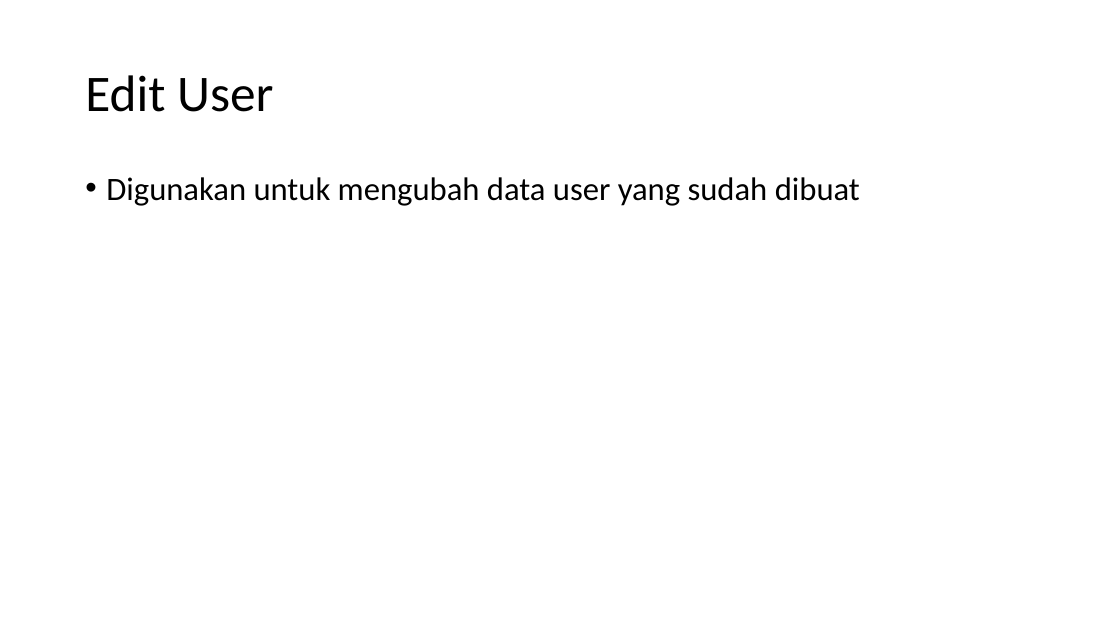
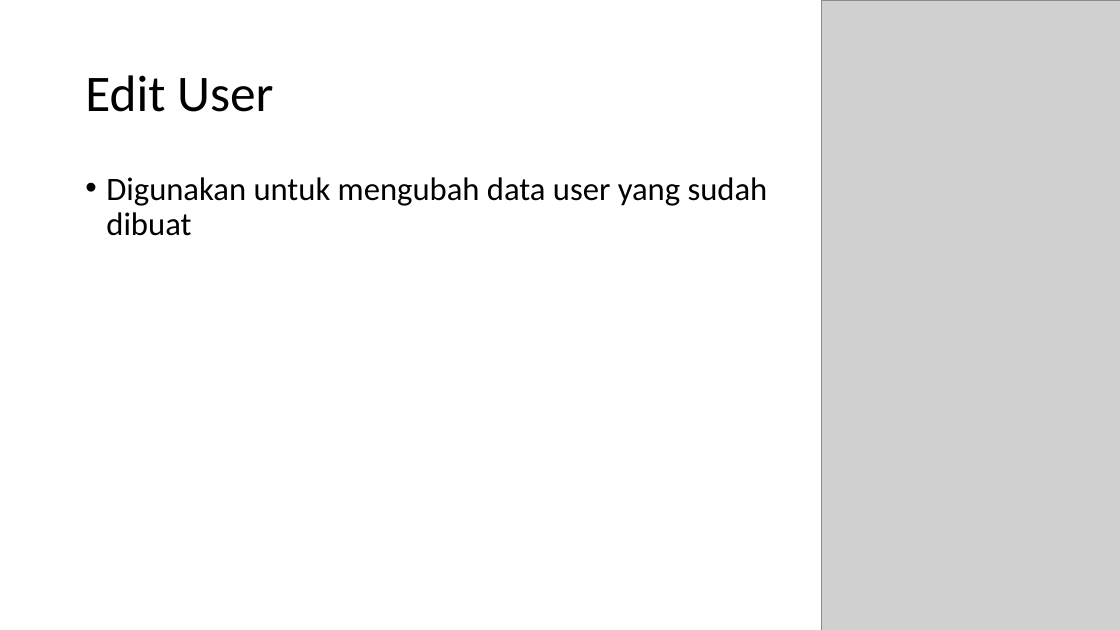
Before and after one commit to MaheswaraAW/-PPL4611, a slide deck: slide 11 of APLIKASI CATALOG BOARD GAMES.pptx (slide 10 before the commit). Drawn at 1120x630 pixels with LibreOffice and Linux fonts; fonts in the diff are those of the drawing; grey boxes stand for pictures. Boxes give left, top, right and bottom in pixels: in the first picture for what was removed or moved away, otherwise in the second. Text is boxed around its words. In the diff, an @@ line names an element or a change of style, - is before the commit and + after.

```diff
--- a/APLIKASI CATALOG BOARD GAMES.pptx
+++ b/APLIKASI CATALOG BOARD GAMES.pptx
@@ picture added at [822, 0, 1120, 630] @@
@@ text "Digunakan untuk mengubah data user ..." rewrapped from [106, 177, 860, 206] to [106, 177, 768, 236] @@
```
Also in this commit, not shown: 12 other slides changed, 1 slide added.
